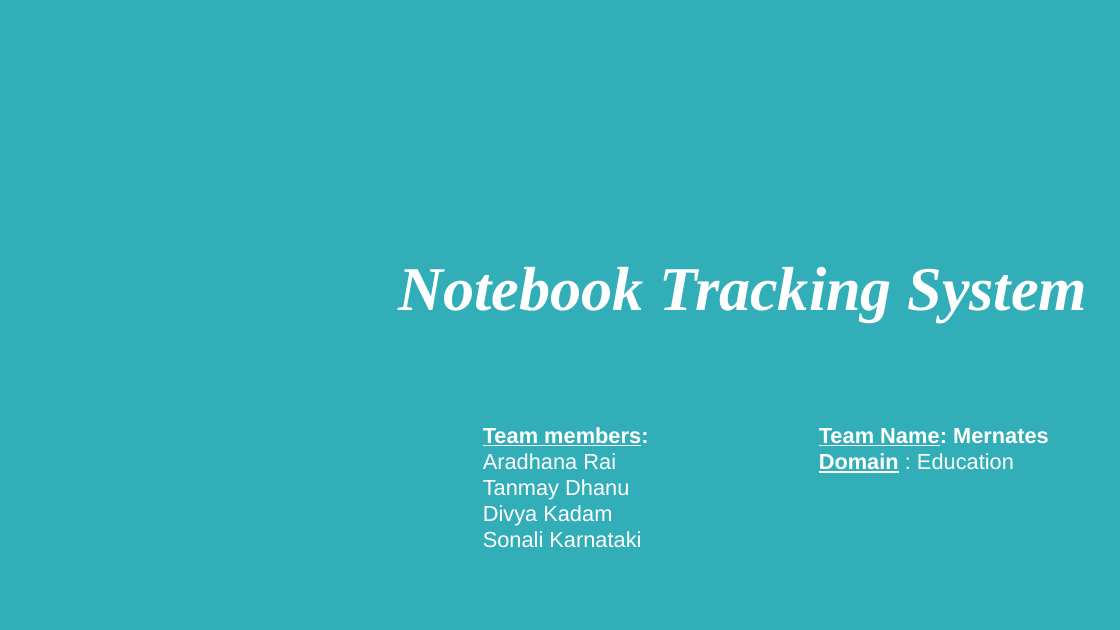
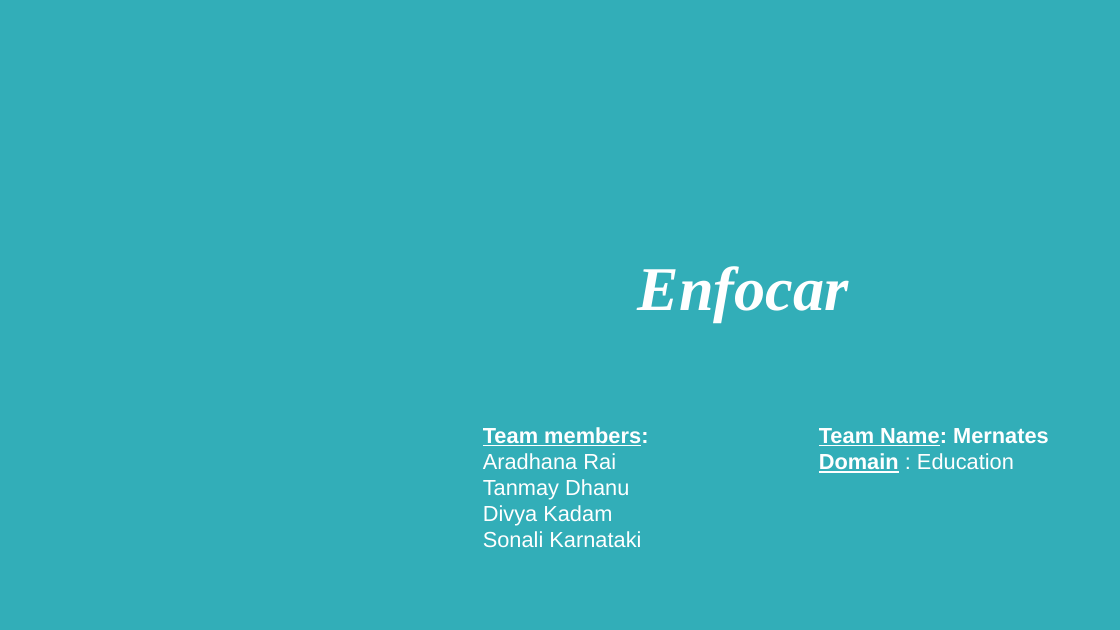
Before and after one commit to Vidyalakar-Institute-of-Technology/CISHack-Vidyalankar, a slide deck: slide 1 of Team Mernates/Team Mernates.pptx. Drawn at 1120x630 pixels with LibreOffice and Linux fonts; fonts in the diff are those of the drawing; background and template pictures are left out. Boxes give left, top, right and bottom in pixels: in the first picture for what was removed or moved away, otherwise in the second. Text is boxed around its words. In the diff, an @@ line names an element or a change of style, - is before the commit and + after.

```diff
--- a/Team Mernates/Team Mernates.pptx
+++ b/Team Mernates/Team Mernates.pptx
@@ text at (638, 266, 849, 322): text changed @@
-Notebook Tracking System
+Enfocar
```
